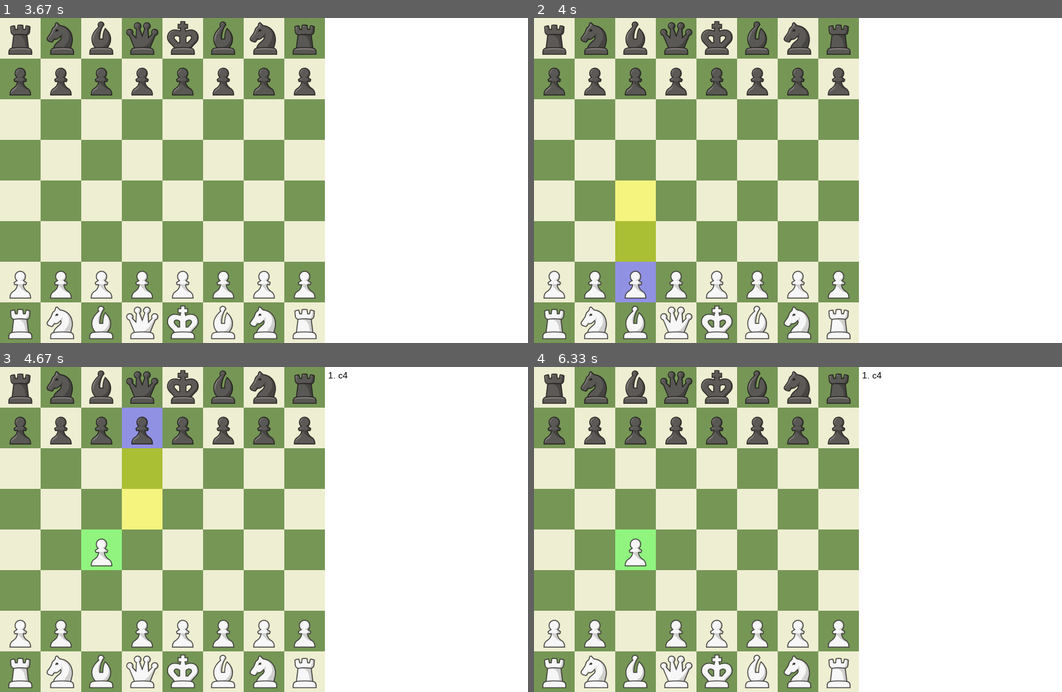
Above: before the commit, frames 1-4 (two rows, left to right).
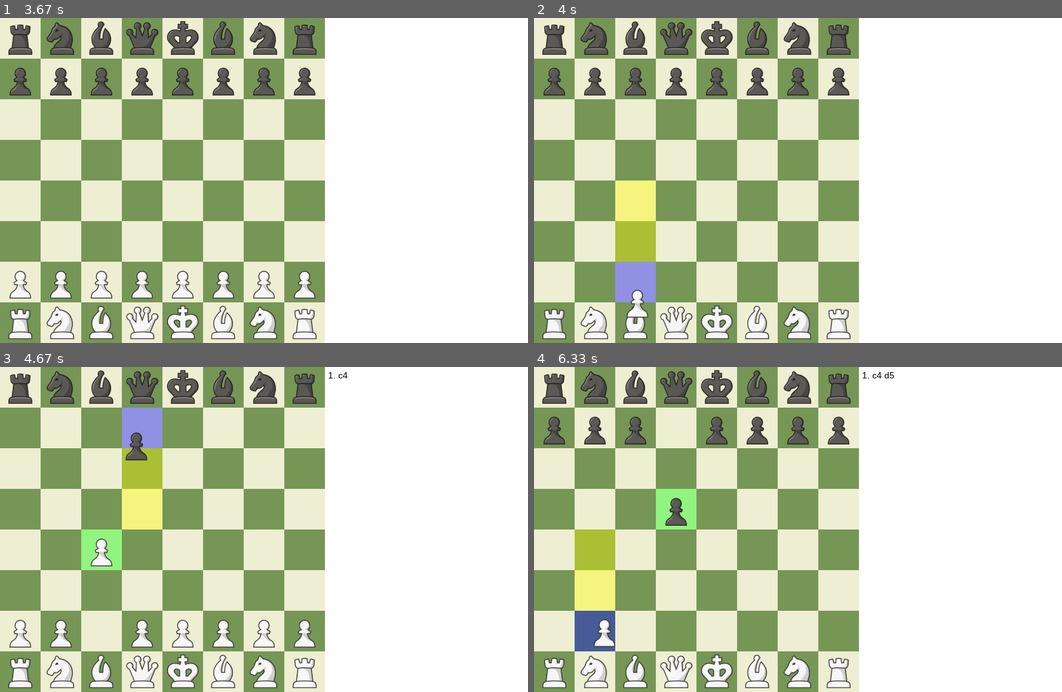
Above: after the commit, the same moments.

Repository: enjoyname123/temporary
Game: pygame game, started from Project/ChessMain.py
The game is run twice, just before and just after one commit, with the same random seed, the same clock (stepped at 60 frames per second) and the same inputs.
Inputs (mouse positions are in pixels of both pictures, inside the frame that each line leads up to):
- Up to frame 1 (3.67 s): press the mouse at (163, 193) at 0.37 s; move the mouse to (132, 222) at 0.47 s; release the mouse at (100, 255) at 0.6 s; click (126, 60) at 0.72 s; click (73, 170) at 1.05 s; click (464, 304) at 1.38 s
- Up to frame 2 (4 s): click (639, 300) at 3.93 s
- Up to frame 3 (4.67 s): click (100, 549) at 4.27 s; click (137, 445) at 4.6 s
- Up to frame 4 (6.33 s): press the mouse at (671, 445) at 4.92 s; move the mouse to (681, 513) at 5.02 s; release the mouse at (692, 578) at 5.15 s; press the mouse at (671, 445) at 5.58 s; move the mouse to (671, 471) at 5.68 s; release the mouse at (666, 497) at 5.82 s; click (739, 627) at 5.93 s; click (602, 630) at 6.3 s

Frame 1 is identical in both runs. In frame 2, 1.8% of the frame differs, in the area x 1-60%, y 77-93%; in frame 3, 1.8%; in frame 4, 6.3%, in the area x 1-69%, y 1-88%.

Commit message:
Partial
g

Diff:
--- a/Project/ChessMain.py
+++ b/Project/ChessMain.py
@@ -49,6 +49,9 @@
     move_undone = False
     move_finder_process = None
     move_log_font = p.font.SysFont("Arial", 14, False, False)
+    dragging = False
+    drag_piece = None
+    drag_start_pos = (0, 0)
 
     while running:
         human_turn = (game_state.white_to_move and player_one) or (not game_state.white_to_move and player_two)
@@ -61,12 +64,39 @@
                     location = p.mouse.get_pos()
                     col = location[0] // SQUARE_SIZE
                     row = location[1] // SQUARE_SIZE
-                    if square_selected == (row, col) or col >= 8:
-                        square_selected = ()
+                    if col < 8:
+                        if game_state.board[row][col] != "--":
+                            square_selected = (row, col)
+                            player_clicks = [square_selected]
+                            drag_start_pos = location
+                            dragging = True
+                            drag_piece = game_state.board[row][col]
+                        else:
+                            player_clicks.append((row, col))
+                            if len(player_clicks) == 2:
+                                move = ChessEngine.Move(player_clicks[0], player_clicks[1], game_state.board)
+                                for i in range(len(valid_moves)):
+                                    if move == valid_moves[i]:
+                                        promotion_choice = None
+                                        if move.is_pawn_promotion:
+                                            promotion_choice = pawnPromotion(screen, game_state.white_to_move)
+                                        game_state.makeMove(valid_moves[i], promotion_choice)
+                                        move_made = True
+                                        animate = True
+                                        square_selected = ()
+                                        player_clicks = []
+                                if not move_made:
+                                    player_clicks = [square_selected]
+                    else:
+                        dragging = False
                         player_clicks = []
-                    else:
-                        square_selected = (row, col)
-                        player_clicks.append(square_selected)
+
+            elif e.type == p.MOUSEBUTTONUP:
+                if dragging:
+                    location = p.mouse.get_pos()
+                    col = location[0] // SQUARE_SIZE
+                    row = location[1] // SQUARE_SIZE
+                    player_clicks.append((row, col))
                     if len(player_clicks) == 2:
                         move = ChessEngine.Move(player_clicks[0], player_clicks[1], game_state.board)
                         for i in range(len(valid_moves)):
@@ -81,6 +111,12 @@
                                 player_clicks = []
                         if not move_made:
                             player_clicks = [square_selected]
+                    dragging = False
+                    drag_piece = None
+
+            elif e.type == p.MOUSEMOTION:
+                if dragging:
+                    drag_start_pos = p.mouse.get_pos()
 
             elif e.type == p.KEYDOWN:
                 if e.key in (p.K_z, p.K_u):
@@ -136,7 +172,7 @@
             animate = False
             move_undone = False
 
-        drawGameState(screen, game_state, valid_moves, square_selected)
+        drawGameState(screen, game_state, valid_moves, square_selected, dragging, drag_piece, drag_start_pos)
 
         if not game_over:
             drawMoveLog(screen, game_state, move_log_font)
@@ -348,13 +384,13 @@
                     input_text += event.unicode
         p.time.wait(100)
 
-def drawGameState(screen, game_state, valid_moves, square_selected):
+def drawGameState(screen, game_state, valid_moves, square_selected, dragging, drag_piece, drag_start_pos):
     """
     Draw the current game state on the screen.
     """
     drawBoard(screen)
     highlightSquares(screen, game_state, valid_moves, square_selected)
-    drawPieces(screen, game_state.board)
+    drawPieces(screen, game_state.board, drag_piece, drag_start_pos)
 
 def drawBoard(screen):
     """
@@ -389,15 +425,17 @@
                 if move.start_row == row and move.start_col == col:
                     screen.blit(s, (move.end_col * SQUARE_SIZE, move.end_row * SQUARE_SIZE))
 
-def drawPieces(screen, board):
+def drawPieces(screen, board, drag_piece, drag_start_pos):
     """
     Draw the chess pieces on the board.
     """
     for row in range(DIMENSION):
         for column in range(DIMENSION):
             piece = board[row][column]
-            if piece != "--":
+            if piece != "--" and piece != drag_piece:
                 screen.blit(IMAGES[piece], p.Rect(column * SQUARE_SIZE, row * SQUARE_SIZE, SQUARE_SIZE, SQUARE_SIZE))
+    if drag_piece is not None:
+        screen.blit(IMAGES[drag_piece], p.Rect(drag_start_pos[0] - SQUARE_SIZE // 2, drag_start_pos[1] - SQUARE_SIZE // 2, SQUARE_SIZE, SQUARE_SIZE))
 
 def pawnPromotion(screen, isWhite):
     """
@@ -479,7 +517,7 @@
     for frame in range(frame_count + 1):
         row, col = (move.start_row + d_row * frame / frame_count, move.start_col + d_col * frame / frame_count)
         drawBoard(screen)
-        drawPieces(screen, board)
+        drawPieces(screen, board, None, None)
         color = colors[(move.end_row + move.end_col) % 2]
         end_square = p.Rect(move.end_col * SQUARE_SIZE, move.end_row * SQUARE_SIZE, SQUARE_SIZE, SQUARE_SIZE)
         p.draw.rect(screen, color, end_square)
